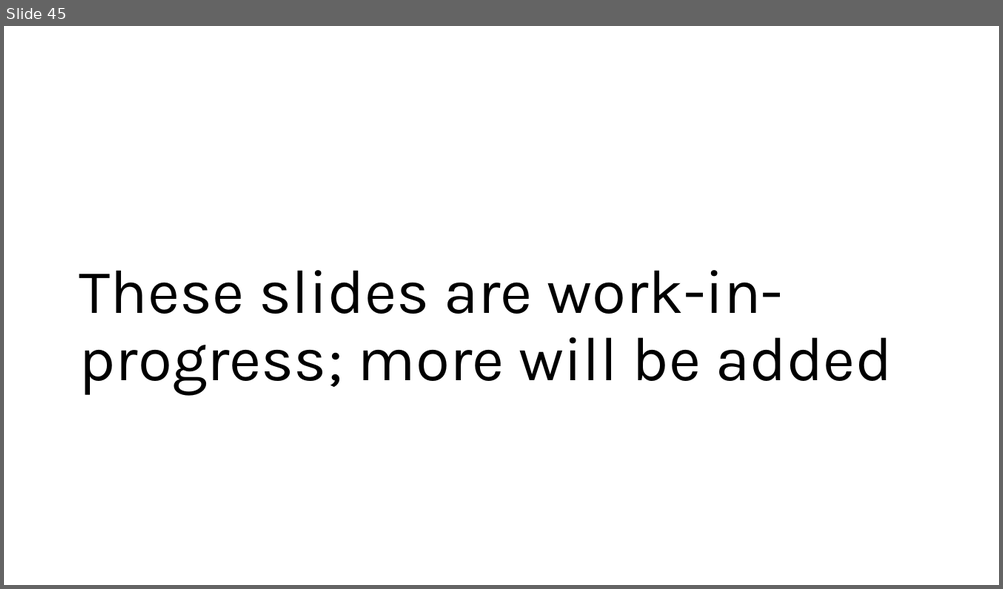
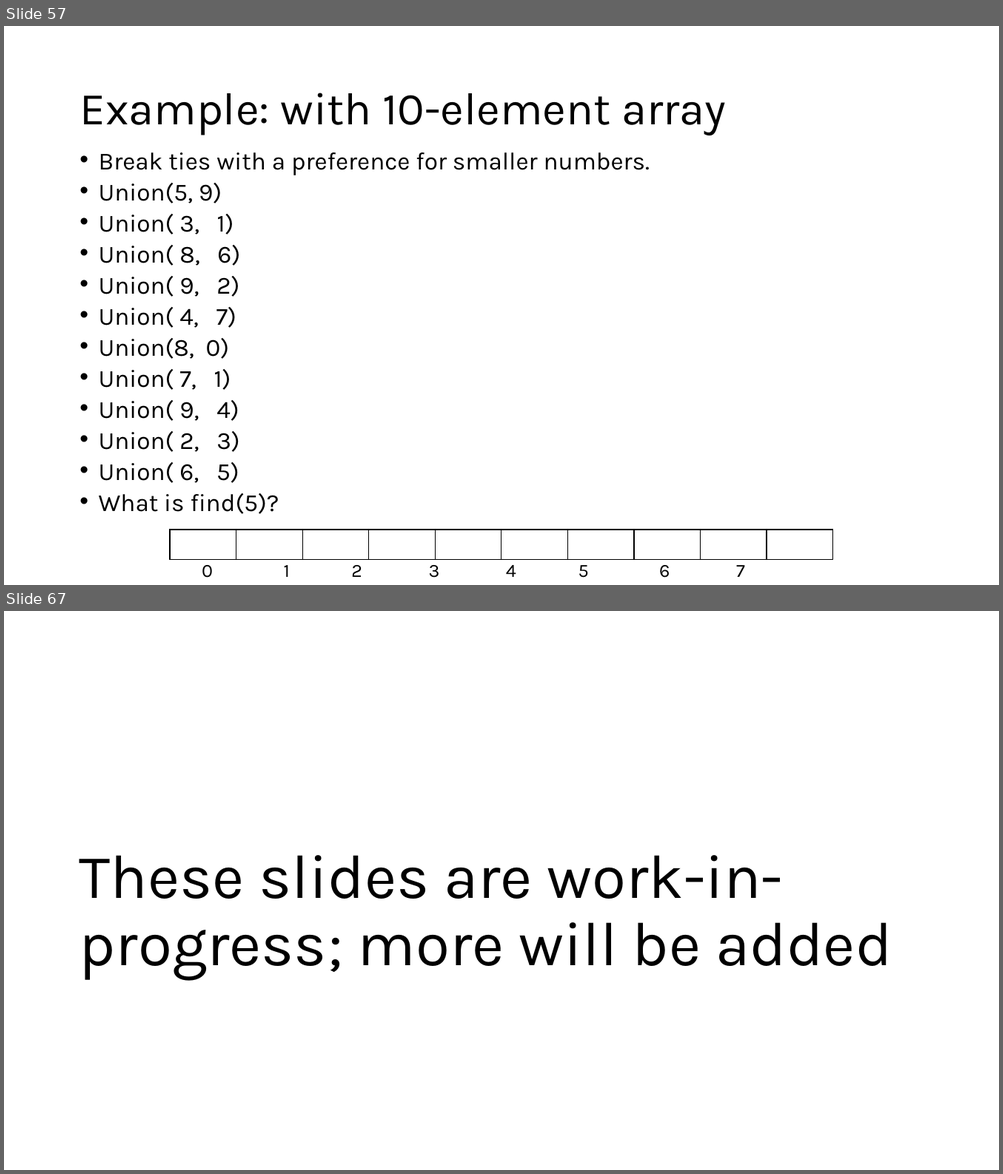
Before and after one commit to SMC-CS-374-Sp26/Unit-2-Data-Structures, a slide deck: 374 DS in detail.pptx. Shown one above the other, each under a label of ours: slide 45 before the commit, slides 57 and 67 after it; the slides between them are not shown. The pictures are 1003x589 and 1003x1174 pixels, drawn with LibreOffice and Linux fonts; fonts in the diff are those of the drawing. Boxes give left, top, right and bottom in pixels: in the first picture for what was removed or moved away, otherwise in the second. Text is boxed around its words. In the diff, an @@ line names an element or a change of style, - is before the commit and + after.

```diff
--- a/374 DS in detail.pptx
+++ b/374 DS in detail.pptx
@@ slide 57 added at (4, 26, 999, 585), background #FFFFFF @@
@@ title added at (79, 93, 726, 136), 44 pt, text #000000 @@
+Example: with 10-element array
@@ text added at (99, 153, 650, 514), 23.8 pt, text #000000 @@
+• Break ties with a preference for smaller numbers.
+• Union(5, 9)
+• Union( 3, 1)
+• Union( 8, 6)
+• Union( 9, 2)
+• Union( 4, 7)
+• Union(8, 0)
+• Union( 7, 1)
+• Union( 9, 4)
+• Union( 2, 3)
+• Union( 6, 5)
+• What is find(5)?
@@ table added at (170, 531, 834, 561), 1 rows, 10 columns @@
+ |  |  |  |  |  |  |  |  | 
@@ text added at (202, 565, 745, 578), 18 pt, text #000000 @@
+0 1 2 3 4 5 6 7 8 9
@@ what was slide 45 is now slide 67 @@
```
Also in this commit, not shown: 21 other slides added.
